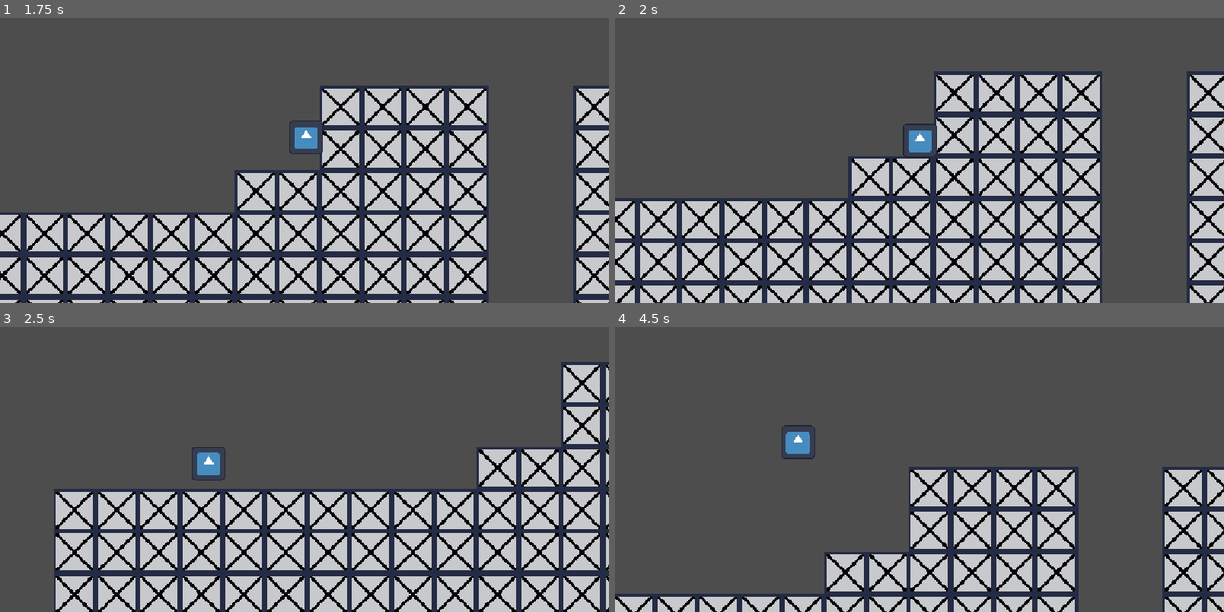
Above: before the commit, frames 1-4 (two rows, left to right).
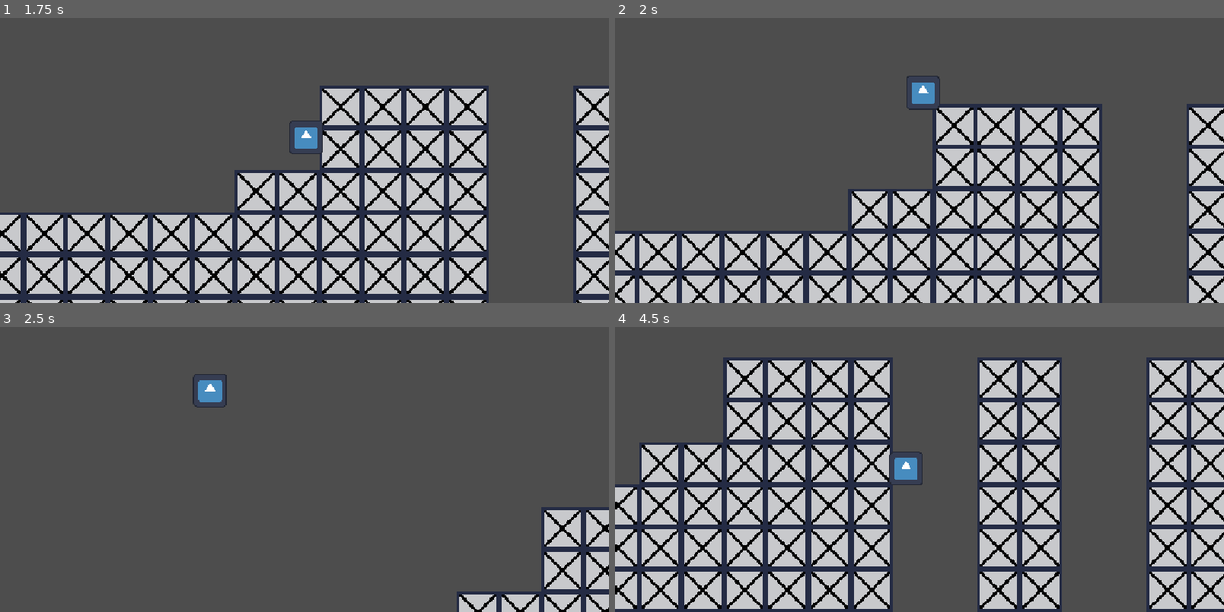
Above: after the commit, the same moments.

Repository: manninga-tech/Alex-M-Vinayak-A-Game-Project
Game: Godot game, scene res://scene/game.tscn
Same seed, same stepped clock (60 frames per second), same inputs: the game is played once before the commit and once after it. The engine's default icon, where the game draws it, is replaced by a stand-in: a white triangle on a blue panel in a dark square.
Inputs:
- Up to frame 1 (1.75 s): hold Right (Right) from 0.53 s (still down); tap Shift (dash) at 0.6, 1.55 s; tap W (Jump) at 0.77, 0.8, 1.07, 1.35, 1.52 s
- Up to frame 2 (2 s): keep holding Right (Right); tap W (Jump) at 1.82 s
- Up to frame 3 (2.5 s): release Right (Right) at 2.03 s; hold Left (Left) from 2.03 s (still down); tap Shift (dash) at 2.1 s; tap W (Jump) at 2.3 s
- Up to frame 4 (4.5 s): release Left (Left) at 2.78 s; hold Right (Right) 2.78-4.28 s; tap Shift (dash) at 2.85, 4.35 s; tap W (Jump) at 3.02, 3.32, 3.6, 3.77, 4.07 s; hold Left (Left) from 4.28 s (still down)

Frame 1 is identical in both runs. In frame 2, 28% of the frame differs, in the area x 0-100%, y 18-100%; in frame 3, 43%; in frame 4, 59%, in the area x 0-100%, y 10-100%.

Commit message:
Added working Dash jump after you dash

Diff:
--- a/new-game-project/scene/game.tscn
+++ b/new-game-project/scene/game.tscn
@@ -1,6 +1,6 @@
 [gd_scene format=3 uid="uid://c6bpwcv75jjdp"]
 
-[ext_resource type="PackedScene" uid="uid://dp07sl4gefcbx" path="res://scene/Player.tscn" id="2_33cqm"]
+[ext_resource type="PackedScene" uid="uid://dp07sl4gefcbx" path="res://scene/player.tscn" id="2_33cqm"]
 [ext_resource type="PackedScene" uid="uid://h1w45ueb2cp5" path="res://scene/level_test.tscn" id="2_dbls1"]
 
 [node name="Game" type="Node2D" unique_id=1655957711]
--- a/new-game-project/scene/player.tscn
+++ b/new-game-project/scene/player.tscn
@@ -27,7 +27,11 @@
 [node name="DashEffectTimer" type="Timer" parent="." unique_id=409331132]
 wait_time = 0.1
 
+[node name="DashJumpPeriod" type="Timer" parent="." unique_id=1579920483]
+wait_time = 0.5
+
+[connection signal="timeout" from="DashDurationTimer" to="." method="_on_dashtimer_timeout"]
 [connection signal="timeout" from="DashDurationTimer" to="." method="_on_dash_duration_timer_timeout"]
-[connection signal="timeout" from="DashDurationTimer" to="." method="_on_dashtimer_timeout"]
 [connection signal="timeout" from="CooldownDash" to="." method="_on_cooldown_dash_timeout"]
 [connection signal="timeout" from="DashEffectTimer" to="." method="_on_dash_effect_timer_timeout"]
+[connection signal="timeout" from="DashJumpPeriod" to="." method="_on_dash_jump_period_timeout"]
--- a/new-game-project/scripts/player.gd
+++ b/new-game-project/scripts/player.gd
@@ -4,10 +4,12 @@
 const SPEED = 270.0
 const JUMP_VELOCITY = -400.0
 
+@onready var dash_jump_period: Timer = $DashJumpPeriod
 @onready var dash_duration_timer: Timer = $DashDurationTimer
 @onready var cooldown_dash: Timer = $CooldownDash
 @onready var dash_effect_timer: Timer = $DashEffectTimer
 
+var can_dash_jump = false
 var direction = 0
 var is_dashing = false
 var can_dash = true
@@ -29,6 +31,10 @@
 		velocity.x = direction * SPEED * dash_speed
 		velocity.y = 0
 
+func dash_jump():
+	if (Input.is_action_just_pressed("Jump") and can_dash_jump):
+		velocity.y = JUMP_VELOCITY
+		can_dash_jump = false
 
 func _physics_process(delta: float) -> void:
 	add_gravity(delta)
@@ -36,6 +42,7 @@
 	get_direction()
 	jump()
 	run()
+	dash_jump()
 
 
 
@@ -55,7 +62,7 @@
 
 func run():
 	if is_dashing:
-		return ## If dashing returns, skipping setting velocity
+		return ## If dashing true returns, skips setting velocity
 
 	if direction:
 		velocity.x = direction * SPEED
@@ -65,7 +72,14 @@
 
 func _on_dash_duration_timer_timeout() -> void:
 	is_dashing = false
+	can_dash_jump = true
+	dash_jump_period.start()
 	dash_effect_timer.stop()
 
 func _on_dash_effect_timer_timeout() -> void:
 	can_dash = true
+
+
+
+func _on_dash_jump_period_timeout() -> void:
+	can_dash_jump = false
